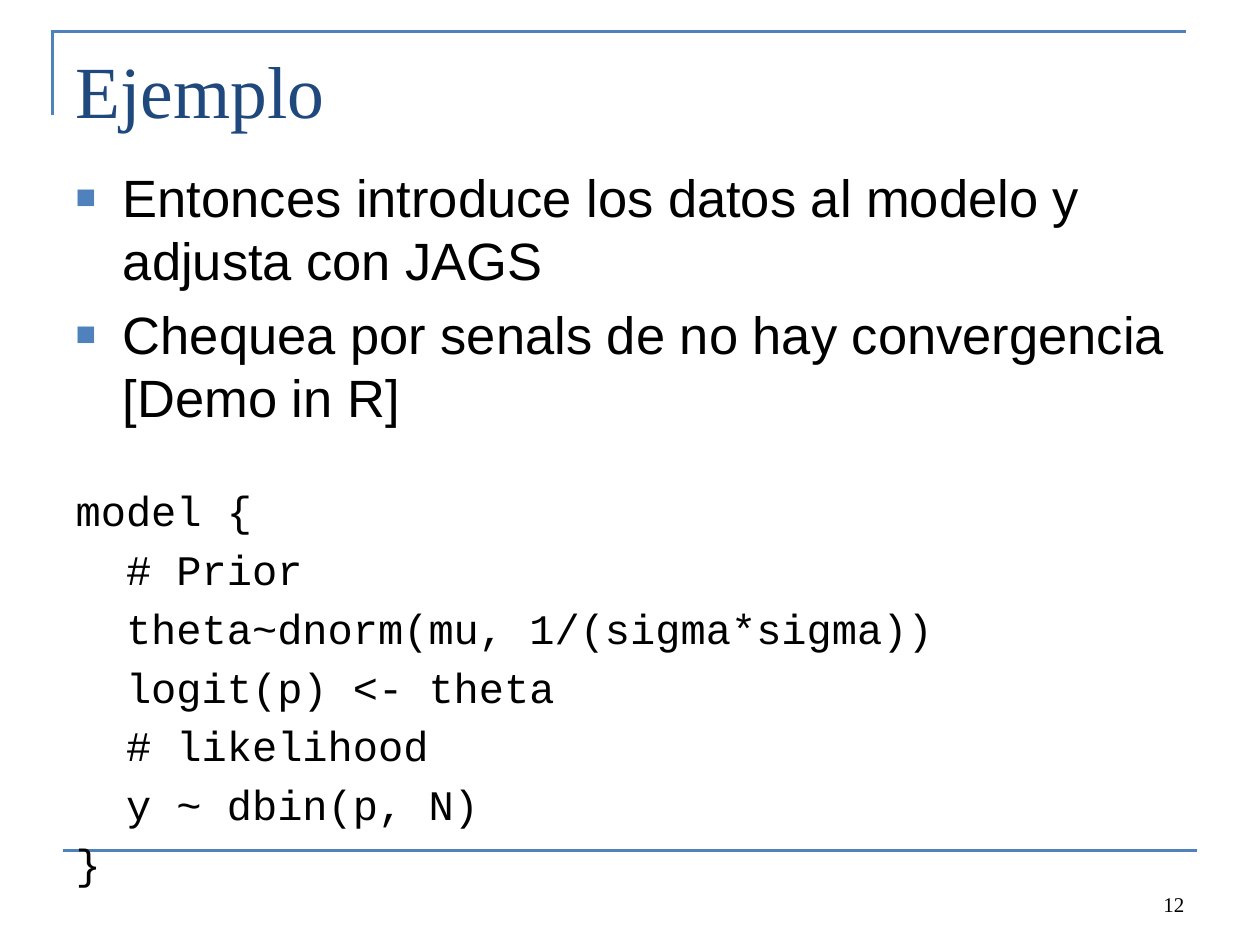
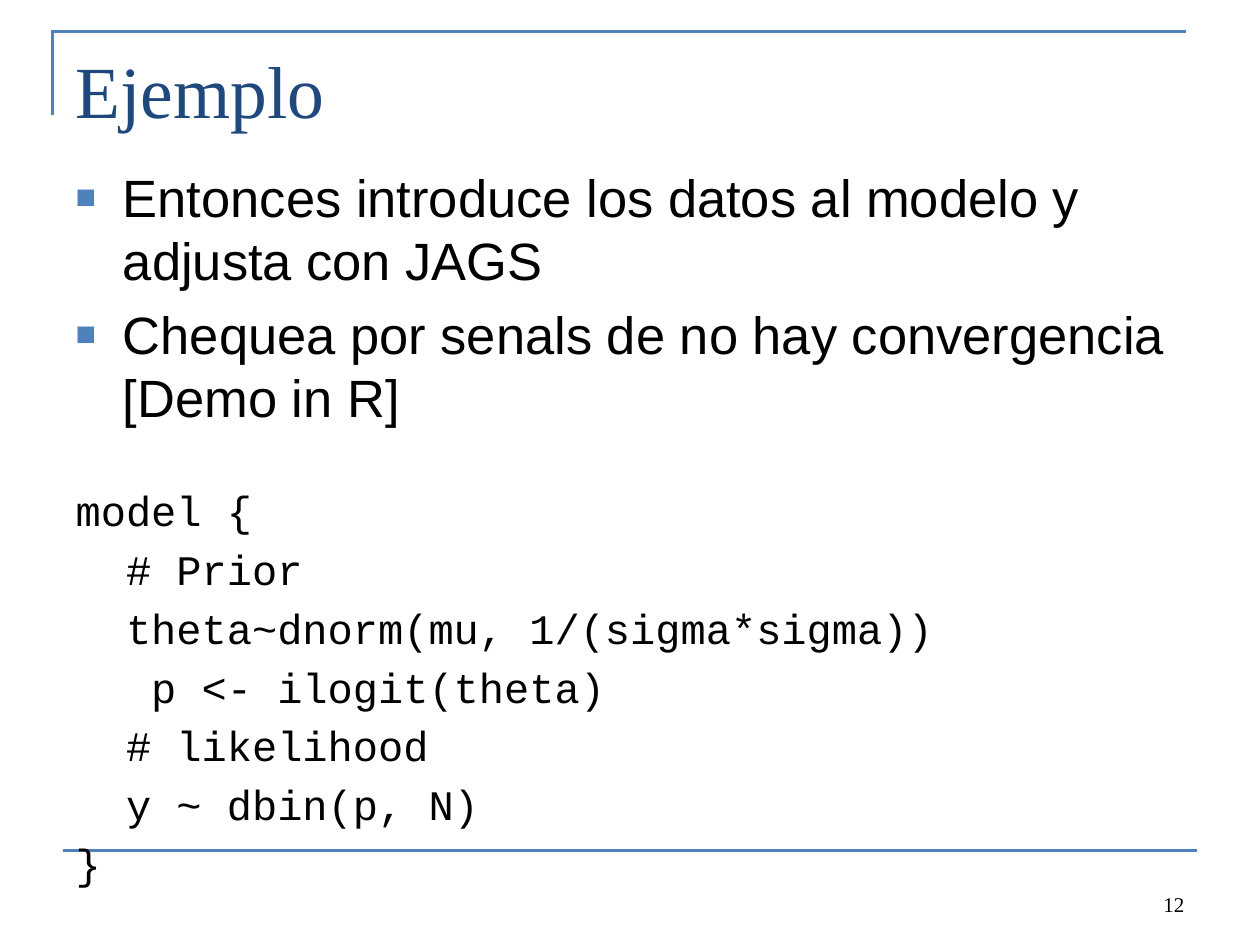
Before and after one commit to colemonnahan/bayes_workshop, a slide deck: slide 12 of dia3/lecture3_modeling.pptx. Drawn at 1260x945 pixels with LibreOffice and Linux fonts; fonts in the diff are those of the drawing. Boxes give left, top, right and bottom in pixels: in the first picture for what was removed or moved away, otherwise in the second. Text is boxed around its words. In the diff, an @@ line names an element or a change of style, - is before the commit and + after.

```diff
--- a/dia3/lecture3_modeling.pptx
+++ b/dia3/lecture3_modeling.pptx
@@ text at (151,672,605,712): text changed @@
-logit(p) <- theta
+p <- ilogit(theta)
```
Also in this commit, not shown: 4 other slides changed, 7 other files.
